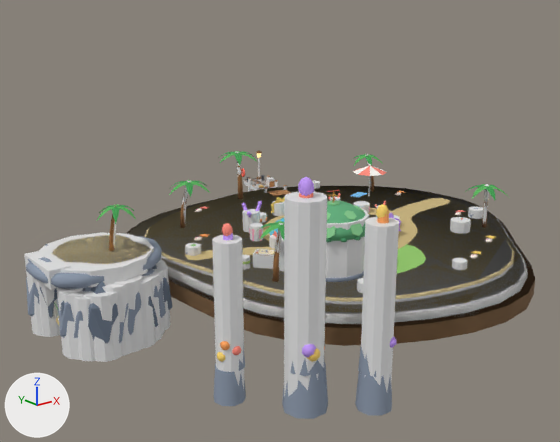
An edit to the glTF model packages/arquipelago/src/assets/ilhas/recife.glb, drawn before and after from the same camera.
Before and after are seen from a camera (50 mm lens) standing at (-36.5, -39.4, 18.3) and looking at (-4.7, 0.3, 2.4). Arrows for +X, +Y and +Z are at lower left; the lights stay in place. The picture after the commit comes second. Where no turn or scale is listed for an object, it has been applied to the vertices. Vertices at exactly the same position are counted once.

The scene before the commit, as lines of its bpy script (objects in view):
```python
me_col_unidade_cilindro = bpy.data.meshes.new('col-unidade-cilindro')
me_col_unidade_cilindro.from_pydata(...)  # a 12-sided cylinder along z spanning x -0.5..0.5, y -0.5..0.5, z -0.5..0.5
me_marco_pinaculos = bpy.data.meshes.new('marco-pinaculos')
me_marco_pinaculos.from_pydata(...)  # 1596 vertices, 2976 faces; spans x -16.05..-8.62, y -14.85..-7.48, z -3.52..9.1
# faces by material slot: [192, 640, 704, 704, 736]
me_marco_pinaculos.materials.append(mat_rocharecife)  # greyish blue #8b97a9
me_marco_pinaculos.materials.append(mat_corallaranja)  # orange #ffa459
me_marco_pinaculos.materials.append(mat_corallilas)  # purple #c89cff
me_marco_pinaculos.materials.append(mat_coralamarelo)  # yellow #ffd96b
me_marco_pinaculos.materials.append(mat_coral)  # red #ff8b7b
ob_col_cil_pinaculo_1 = bpy.data.objects.new('col-cil-pinaculo-1', me_col_unidade_cilindro)
ob_col_cil_pinaculo_1.location = (-12.6, -11.6, 2.3)
ob_col_cil_pinaculo_1.scale = (2.12, 2.12, 11.6)
ob_col_cil_pinaculo_2 = bpy.data.objects.new('col-cil-pinaculo-2', me_col_unidade_cilindro)
ob_col_cil_pinaculo_2.location = (-9.6, -13.9, 1.65)
ob_col_cil_pinaculo_2.scale = (1.7, 1.7, 10.3)
ob_col_cil_pinaculo_3 = bpy.data.objects.new('col-cil-pinaculo-3', me_col_unidade_cilindro)
ob_col_cil_pinaculo_3.location = (-15.1, -8.4, 1.05)
ob_col_cil_pinaculo_3.scale = (1.53, 1.53, 9.1)
ob_col_cil_teto_caverna_1 = bpy.data.objects.new('col-cil-teto-caverna-1', me_col_unidade_cilindro)
ob_col_cil_teto_caverna_1.location = (-17.6, 2.0, 2.17)
ob_col_cil_teto_caverna_1.scale = (7.0, 7.0, 0.95)
ob_marco_pinaculos = bpy.data.objects.new('marco-pinaculos', me_marco_pinaculos)
ob_marco_pinaculos.location = (0.0, 0.0, 0.0)
# also in view: 'col-terreno' at (1.0, -0.6, 0.0); 'col-cil-rocha-caverna-17' at (-16.5, -0.9, -0.5); 'col-cil-rocha-caverna-16' at (-17.2, -1.0, -0.4); 'col-cil-rocha-caverna-14' at (-18.8, -1.1, -0.6); 'col-cil-rocha-caverna-15' at (-18.0, -1.0, -0.5)
```
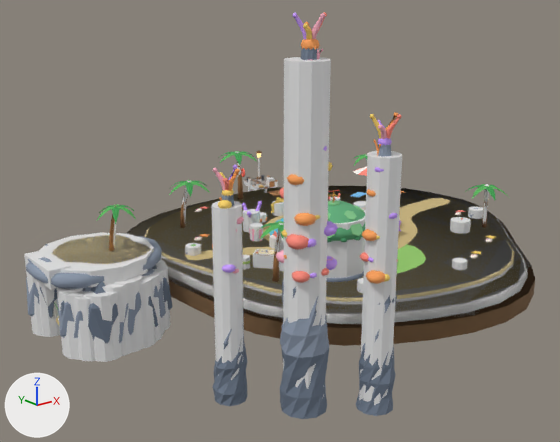
Boxes [x1, y1, x2, y2] around the edits, measured in the pictures (560 x 442 px):
'col-cil-pinaculo-1', moved, rescaled (11% wider, 66% taller)
    before: [284, 192, 327, 397]
    after: [283, 57, 331, 397]
'marco-pinaculos', reshaped (68% taller)
    before: [214, 177, 397, 419]
    after: [212, 12, 402, 419]
'col-cil-pinaculo-2', moved, rescaled (10% wider, 45% taller)
    before: [360, 217, 399, 392]
    after: [359, 151, 402, 405]
'col-cil-pinaculo-3', moved, rescaled (15% taller)
    before: [212, 235, 244, 391]
    after: [211, 201, 244, 380]
part 1 of me_marco_pinaculos, added
    after: [292, 271, 310, 283]
part 2 of me_marco_pinaculos, added
    after: [321, 268, 329, 276]
part 3 of me_marco_pinaculos, added
    after: [286, 234, 309, 249]
part 4 of me_marco_pinaculos, added (mostly hidden)
    after: [279, 188, 284, 199]
part 5 of me_marco_pinaculos, added
    after: [360, 252, 369, 262]
part 6 of me_marco_pinaculos, added
    after: [326, 256, 337, 270]
part 7 of me_marco_pinaculos, deleted (mostly hidden)
    before: [214, 192, 397, 416]
part 8 of me_marco_pinaculos, built on
    before: [222, 177, 389, 419]
    after: [212, 13, 399, 419]

What changed in the scene script:
```text
Change me_marco_pinaculos:
    used by ob_marco_pinaculos; location = (0.0, 0.0, 0.0)
    remove me_marco_pinaculos.from_pydata(...)  # 1596 vertices, 2976 faces; spans x -16.05..-8.62, y -14.85..-7.48, z -3.52..9.1
    add me_marco_pinaculos.from_pydata(...)  # 6407 vertices, 11557 faces; spans x -16.05..-8.51, y -14.97..-7.48, z -3.5..16.8
    me_marco_pinaculos part 1: a new loose piece, a UV sphere (9 segments, 6 rings, poles along z) spanning x -13.87..-12.93, y -12.67..-11.74, z 4.04..4.64, in mat_coral (red #ff8b7b)
    me_marco_pinaculos part 2: a new loose piece, a UV sphere (7 segments, 5 rings, poles along z) spanning x -12.49..-11.95, y -12.82..-12.29, z 4.2..4.59, in mat_coral (red #ff8b7b)
    me_marco_pinaculos part 3: a new loose piece, a UV sphere (9 segments, 6 rings, poles along z) spanning x -14.04..-12.8, y -12.61..-11.39, z 5.72..6.5, in mat_coral (red #ff8b7b)
    me_marco_pinaculos part 4: a new loose piece, a UV sphere (9 segments, 6 rings, poles along z) spanning x -13.6..-12.51, y -11.44..-10.36, z 7.88..8.57, in mat_coral (red #ff8b7b)
    me_marco_pinaculos part 5: a new loose piece, a UV sphere (9 segments, 6 rings, poles along z) spanning x -10.66..-9.93, y -13.98..-13.26, z 4.81..5.27, in mat_coral (red #ff8b7b)
    me_marco_pinaculos part 6: a new loose piece, a UV sphere (9 segments, 6 rings, poles along z) spanning x -12.12..-11.03, y -12.59..-11.52, z 4.19..4.88, in mat_corallilas (purple #c89cff)
    me_marco_pinaculos part 7: 49 loose pieces with 1442 vertices, spanning x -16.05..-8.62, y -14.85..-7.48, z -3.52..8.72, are deleted
    me_marco_pinaculos part 8: 154 vertices removed from x -15.37..-9.0, y -14.24..-8.13, z -3.52..9.1; 5492 vertices added at x -16.05..-8.51, y -14.97..-7.48, z -3.5..16.8
    other edits to the shape of me_marco_pinaculos do not show in these pictures
    add me_marco_pinaculos.materials.append(mat_rocharecifeescura)  # greyish blue #6c798a
    add me_marco_pinaculos.materials.append(mat_coralrosa)  # pink #ffb4c8
    add me_marco_pinaculos.materials.append(mat_coralazul)  # blue #80c9f8
Change ob_col_cil_pinaculo_1:
    ob_col_cil_pinaculo_1.location: (-12.6, -11.6, 2.3) -> (-12.6, -11.6, 5.61)
    ob_col_cil_pinaculo_1.scale: (2.12, 2.12, 11.6) -> (2.21, 2.21, 18.2)
Change ob_col_cil_pinaculo_2:
    ob_col_cil_pinaculo_2.location: (-9.6, -13.9, 1.65) -> (-9.6, -13.9, 3.35)
    ob_col_cil_pinaculo_2.scale: (1.7, 1.7, 10.3) -> (1.7, 1.7, 13.7)
Change ob_col_cil_pinaculo_3:
    ob_col_cil_pinaculo_3.location: (-15.1, -8.4, 1.05) -> (-15.1, -8.4, 1.97)
    ob_col_cil_pinaculo_3.scale: (1.53, 1.53, 9.1) -> (1.53, 1.53, 10.9)
```
